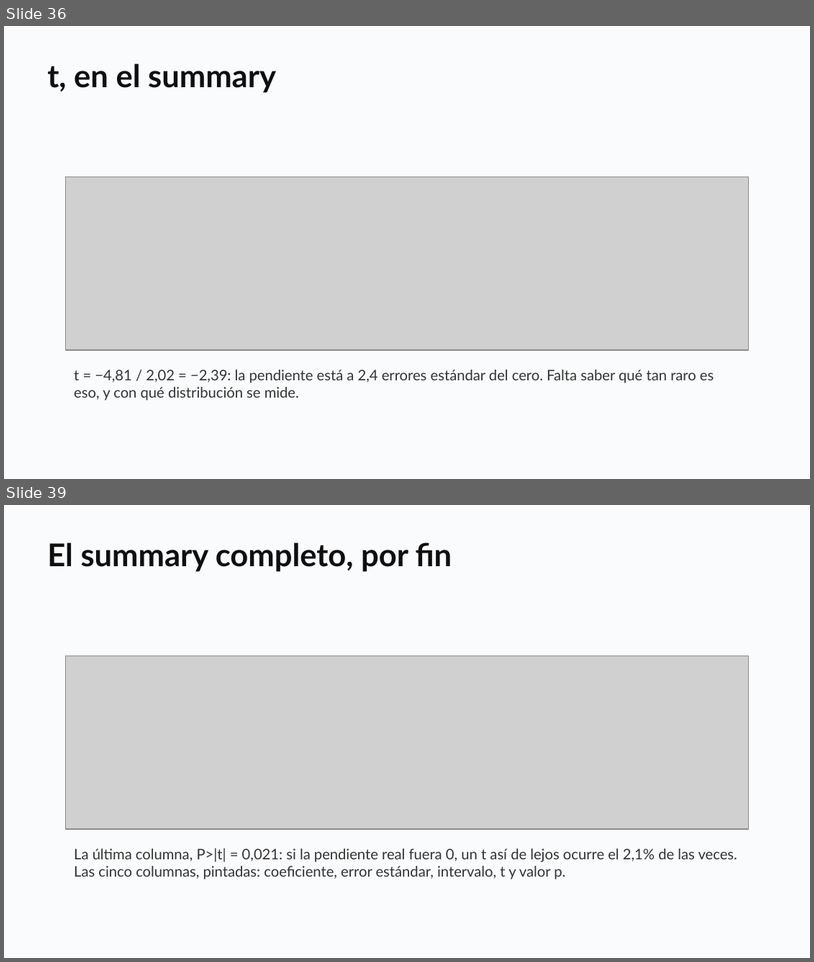
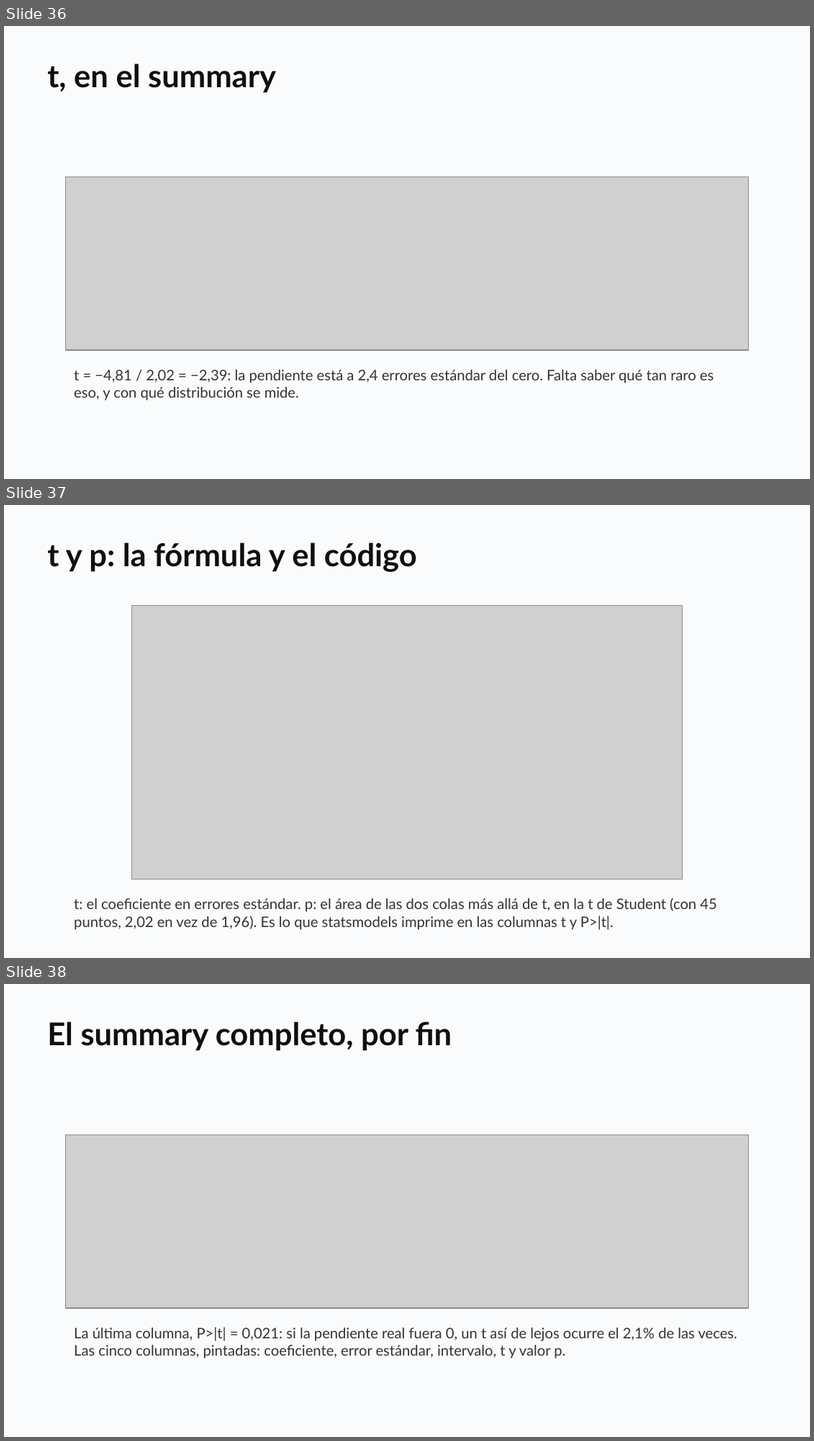
Before and after one commit to daniopitz/diplomado-cdd, a slide deck: presentaciones/clase05_probabilidad_inferencia.pptx. Shown one above the other, each under a label of ours: slides 36 and 39 before the commit, slides 36, 37 and 38 after it; the slides between them are not shown. The pictures are 814x962 and 814x1441 pixels, drawn with LibreOffice and Linux fonts; fonts in the diff are those of the drawing; grey boxes stand for pictures. Boxes give left, top, right and bottom in pixels: in the first picture for what was removed or moved away, otherwise in the second. Text is boxed around its words. In the diff, an @@ line names an element or a change of style, - is before the commit and + after.

```diff
--- a/presentaciones/clase05_probabilidad_inferencia.pptx
+++ b/presentaciones/clase05_probabilidad_inferencia.pptx
@@ slide 37 added at (x1=4, y1=505, x2=810, y2=958), background #FFFFFF @@
@@ rectangle added at (x1=4, y1=505, x2=810, y2=958), fill #FAFBFC @@
@@ text added at (x1=47, y1=542, x2=417, y2=572), 28 pt, text #0F0F0F, bold @@
+t y p: la fórmula y el código
@@ picture added at (x1=132, y1=606, x2=682, y2=879) @@
@@ text added at (x1=74, y1=897, x2=717, y2=930), 13 pt, text #333333 @@
+t: el coeficiente en errores estándar. p: el área de las dos colas más allá de t, en la t de Student (con 45 puntos, 2,02 en vez de 1,96). Es lo que statsmodels imprime en las columnas t y P>|t|.
@@ what was slide 39 is now slide 38 @@
```
Also in this commit, not shown: 2 slides removed, 3 other files.
